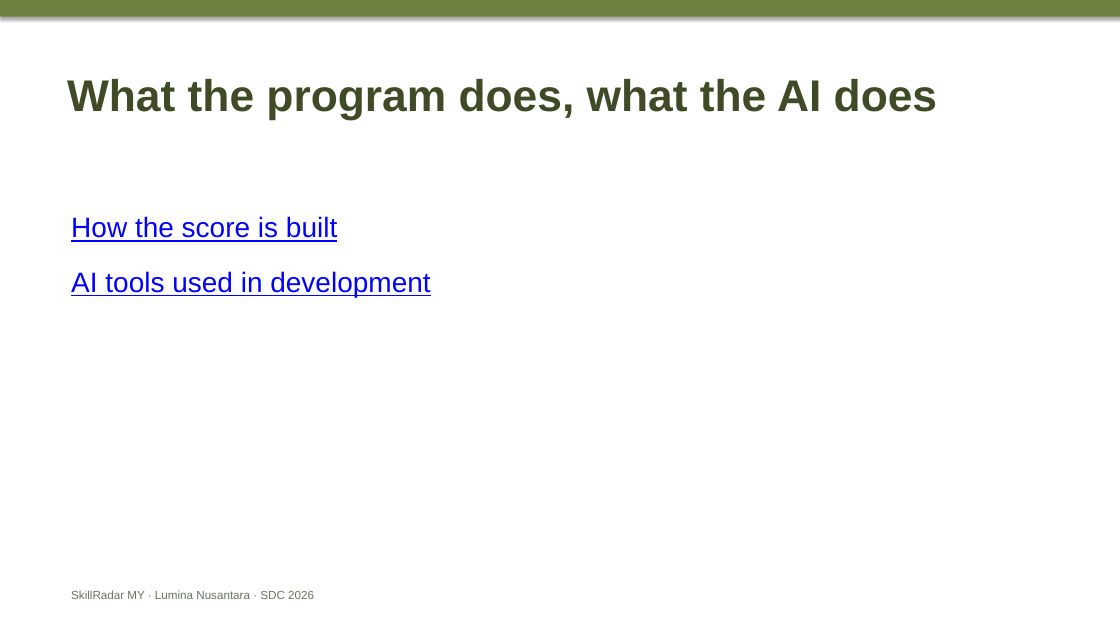
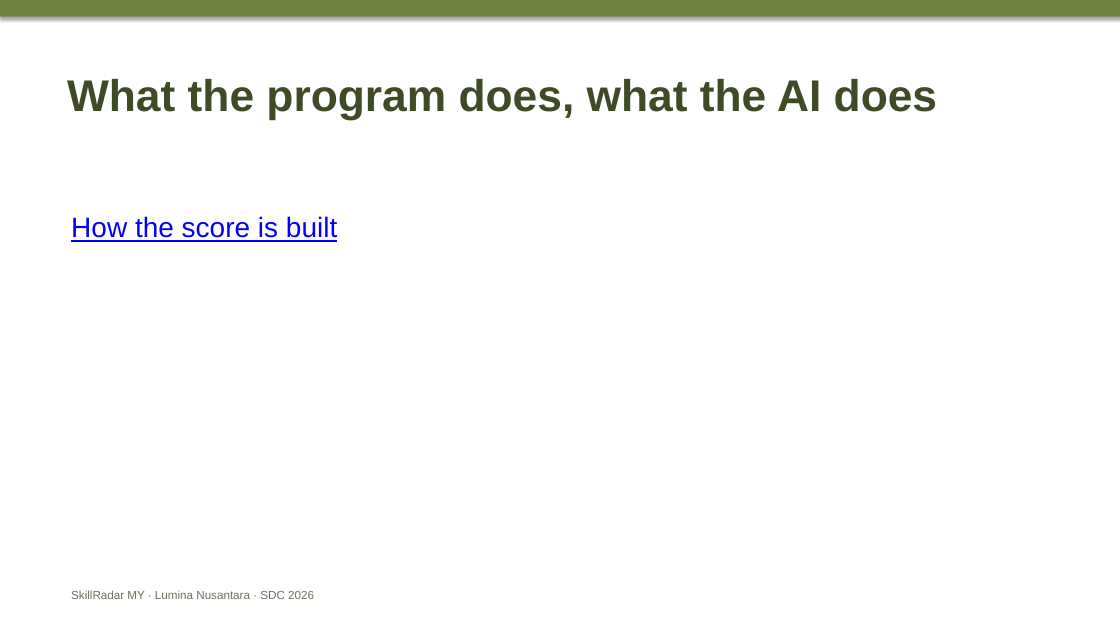
Before and after one commit to douyinlin/sdc2026-lumina-nusantara, a slide deck: slide 2 of team/CUE_DECK_4min10_to_6min.pptx. Drawn at 1120x630 pixels with LibreOffice and Linux fonts; fonts in the diff are those of the drawing. Boxes give left, top, right and bottom in pixels: in the first picture for what was removed or moved away, otherwise in the second. Text is boxed around its words. In the diff, an @@ line names an element or a change of style, - is before the commit and + after.

```diff
--- a/team/CUE_DECK_4min10_to_6min.pptx
+++ b/team/CUE_DECK_4min10_to_6min.pptx
@@ text at bbox=[71, 271, 430, 297]: paragraph removed @@
-AI tools used in development
```
Also in this commit, not shown: 3 other slides changed, 3 other files.
